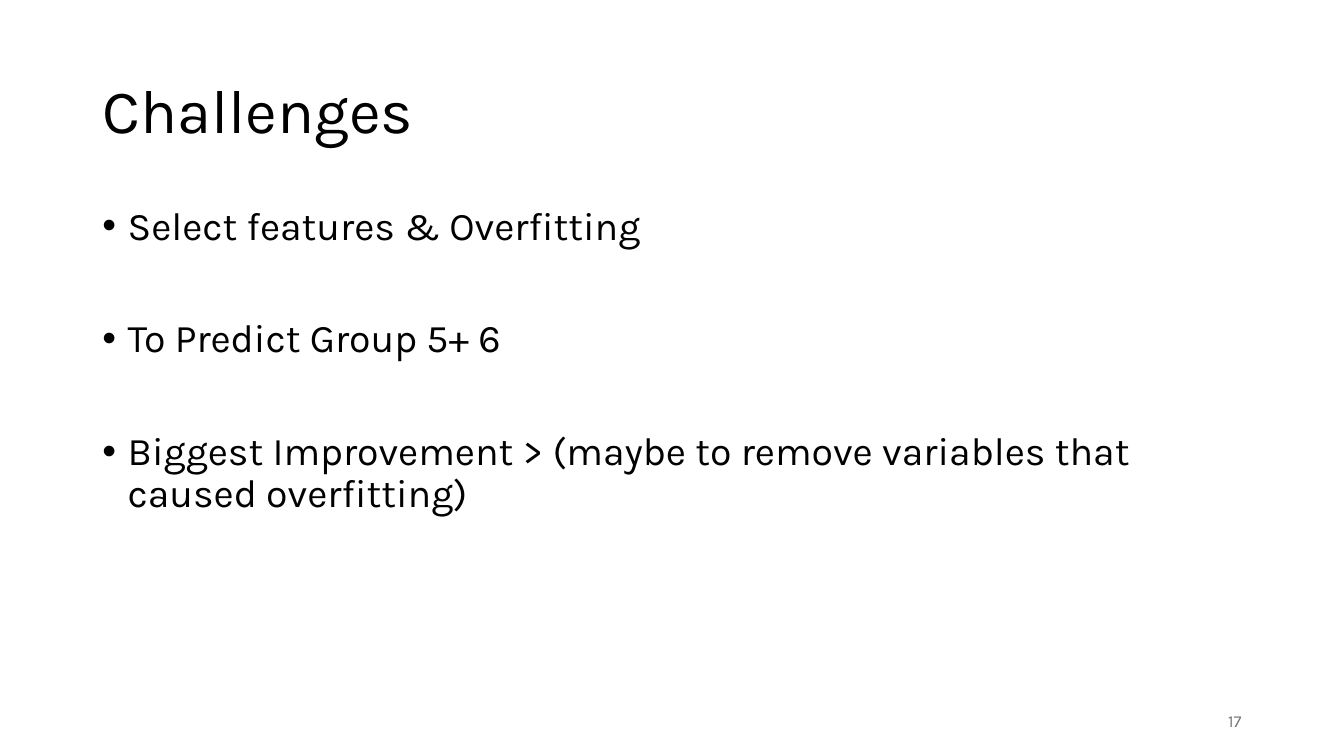
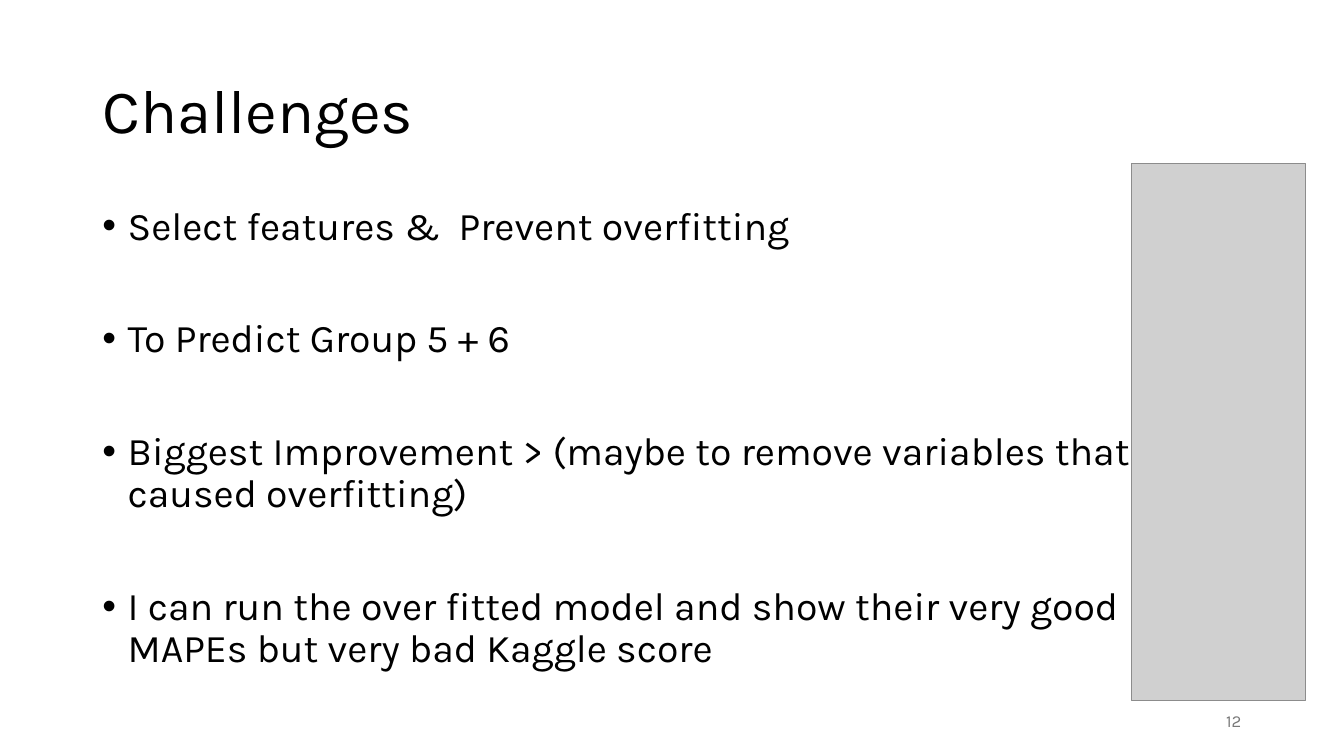
Before and after one commit to antonroefer/bakery-sales-prediction-group-3, a slide deck: slide 12 of 4_Presentation/Group 3.pptx (slide 17 before the commit). Drawn at 1344x756 pixels with LibreOffice and Linux fonts; fonts in the diff are those of the drawing; grey boxes stand for pictures. Boxes give left, top, right and bottom in pixels: in the first picture for what was removed or moved away, otherwise in the second. Text is boxed around its words. In the diff, an @@ line names an element or a change of style, - is before the commit and + after.

Commit message:
presentation draft

```diff
--- a/4_Presentation/Group 3.pptx
+++ b/4_Presentation/Group 3.pptx
@@ picture added at (1132,163,1306,701) @@
@@ text at (128,213,789,362): text changed @@
-• Select features & Overfitting
-• To Predict Group 5+ 6
+• Select features & Prevent overfitting
+• To Predict Group 5 + 6
@@ text at (128,593,1118,672): paragraph added @@
+• I can run the over fitted model and show their very good MAPEs but very bad Kaggle score
@@ page number at (1226,716,1241,727): text changed @@
-17
+12
```
Also in this commit, not shown: 8 other slides changed, 7 slides added, 2 slides removed.
